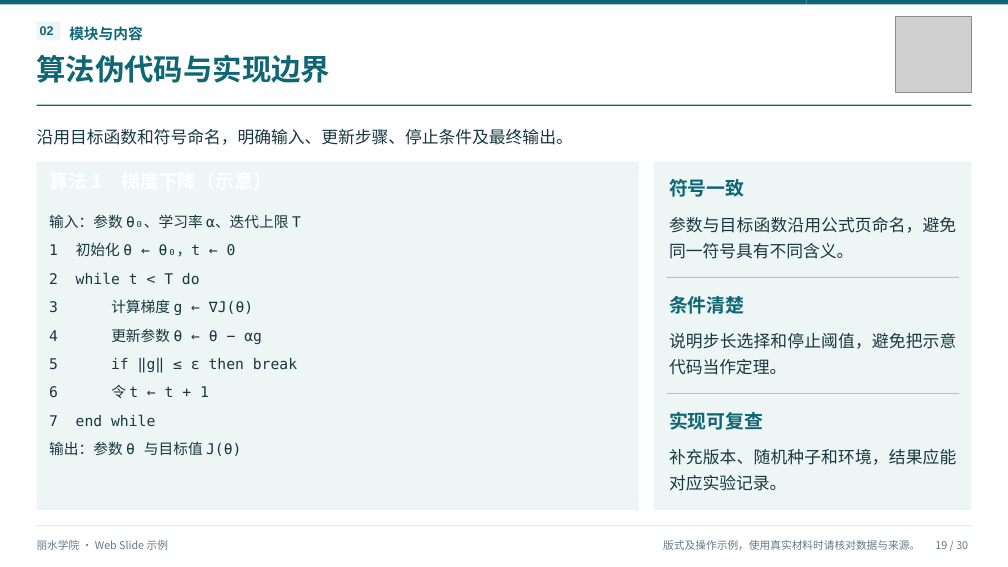
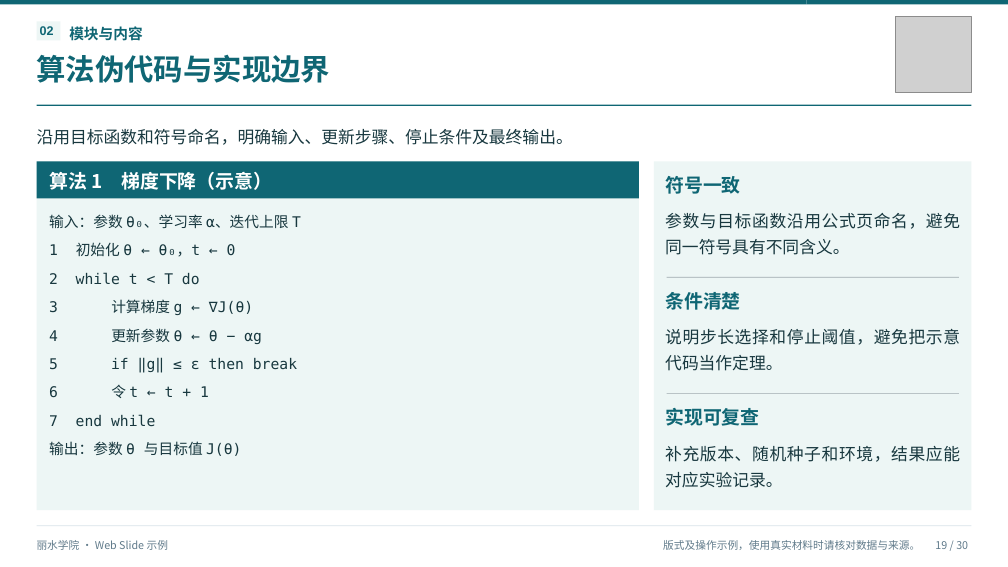
Before and after one commit to lbsun1999/html2ppt-web-slide, a slide deck: slide 19 of output/丽水学院_WebSlide制作与演示指南.pptx. Drawn at 1008x567 pixels with LibreOffice and Linux fonts; fonts in the diff are those of the drawing; grey boxes stand for pictures. Boxes give left, top, right and bottom in pixels: in the first picture for what was removed or moved away, otherwise in the second. Text is boxed around its words. In the diff, an @@ line names an element or a change of style, - is before the commit and + after.

Commit message:
feat: modularize profile and plan editing and fix PPTX text export

```diff
--- a/output/丽水学院_WebSlide制作与演示指南.pptx
+++ b/output/丽水学院_WebSlide制作与演示指南.pptx
@@ rectangle added at [36, 161, 639, 198], fill #0F6674 @@
@@ text added at [49, 172, 272, 190], 18 pt, text #FFFFFF, bold @@
+算法 1 梯度下降（示意）
@@ text "符号一致": place and size @@
-text "符号一致" at [669, 179, 745, 197]
+text "符号一致" at [665, 176, 741, 194]
@@ text "参数与目标函数沿用公式页命名，避免同一符号具有不同含义。" rewrapped from [669, 217, 956, 259] to [665, 213, 960, 255] @@
@@ text "条件清楚": place and size @@
-text "条件清楚" at [669, 296, 745, 314]
+text "条件清楚" at [665, 292, 741, 310]
@@ text "说明步长选择和停止阈值，避免把示意代码当作定理。" rewrapped from [669, 333, 956, 375] to [665, 329, 960, 371] @@
@@ text "实现可复查": place and size @@
-text "实现可复查" at [669, 412, 763, 430]
+text "实现可复查" at [665, 408, 759, 426]
@@ text "补充版本、随机种子和环境，结果应能对应实验记录。" rewrapped from [669, 449, 956, 491] to [665, 446, 960, 488] @@
```
Also in this commit, not shown: 18 other slides changed, 54 other files.
